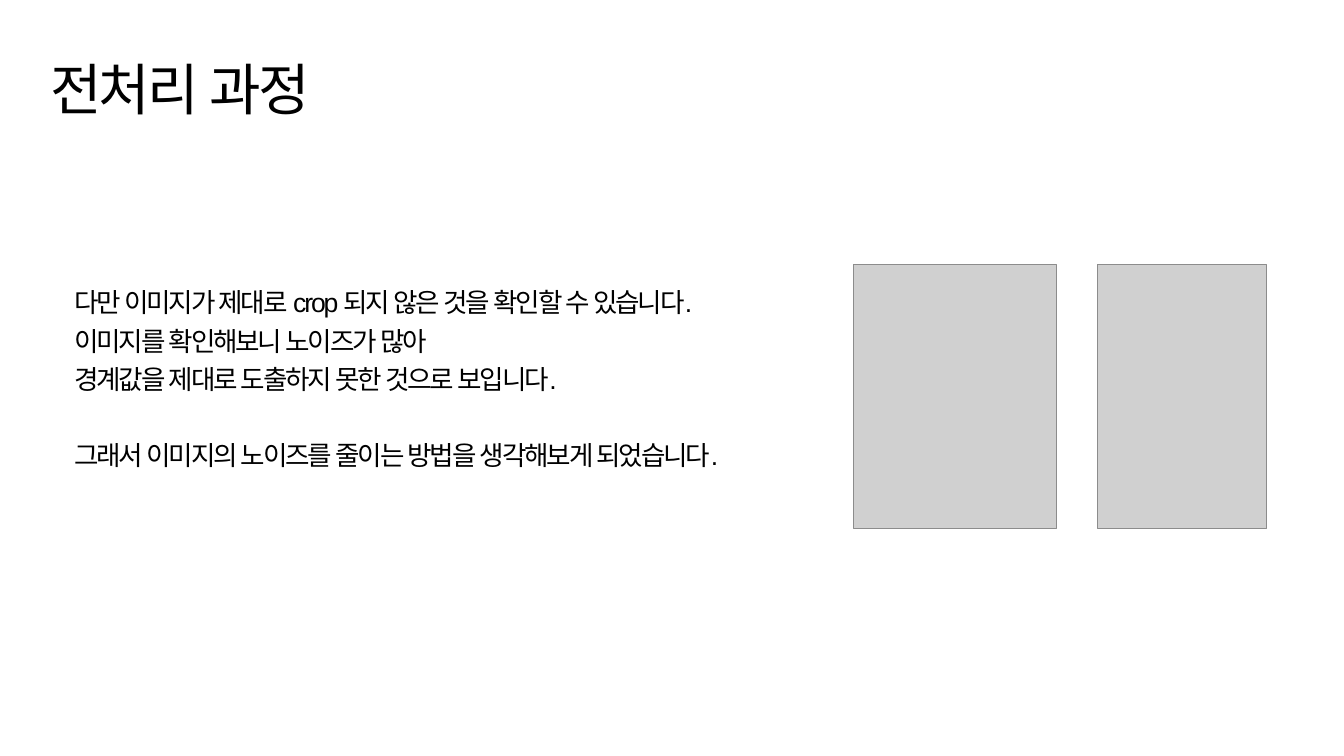
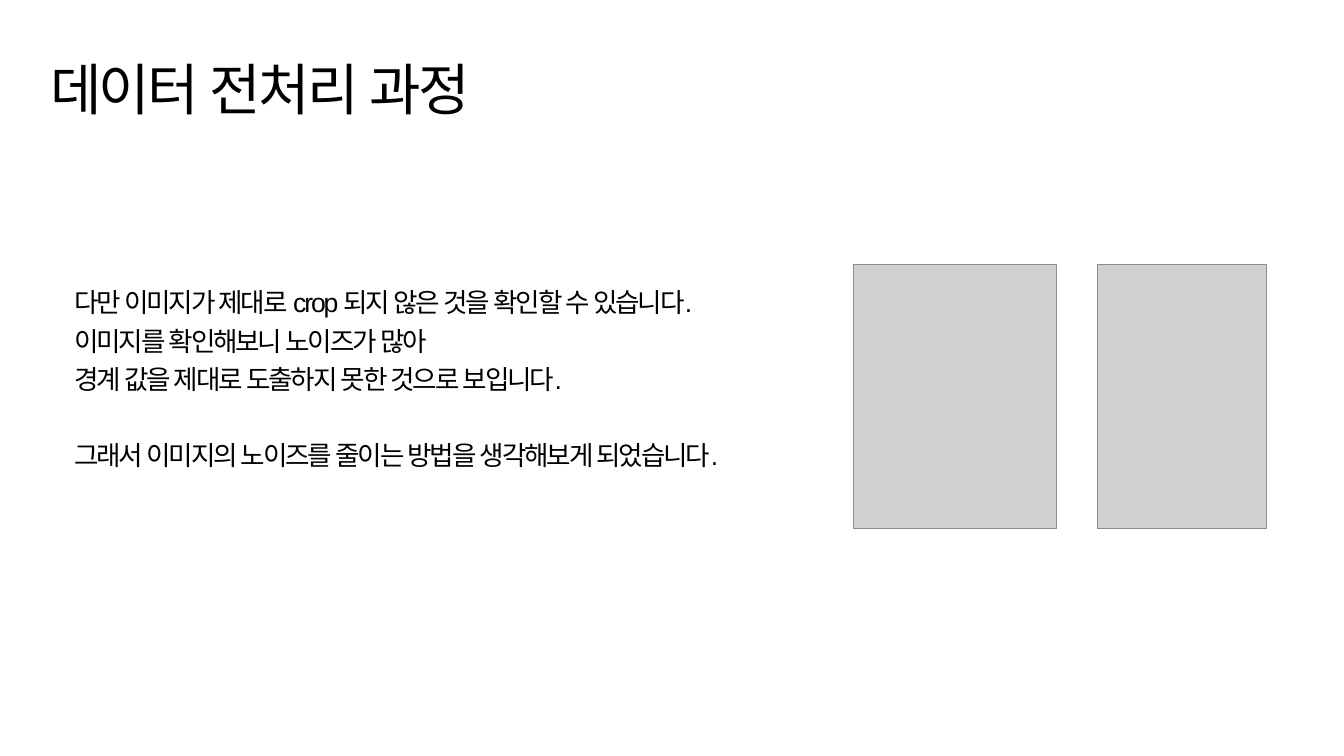
Before and after one commit to suk-6/22-dcc, a slide deck: slide 5 of 춘식이 발표자료.pptx (slide 6 before the commit). Drawn at 1344x756 pixels with LibreOffice and Linux fonts; fonts in the diff are those of the drawing; grey boxes stand for pictures; background and template pictures are left out. Boxes give left, top, right and bottom in pixels: in the first picture for what was removed or moved away, otherwise in the second. Text is boxed around its words. In the diff, an @@ line names an element or a change of style, - is before the commit and + after.

```diff
--- a/춘식이 발표자료.pptx
+++ b/춘식이 발표자료.pptx
@@ title at <box>50,63,470,115</box>: text changed @@
-전처리 과정
+데이터 전처리 과정
@@ text at <box>74,367,562,391</box>: spaces changed @@
-경계값을 제대로 도출하지 못한 것으로 보입니다.
+경계 값을 제대로 도출하지 못한 것으로 보입니다.
```
Also in this commit, not shown: 9 other slides changed.
